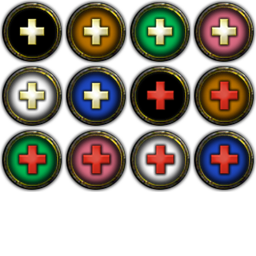
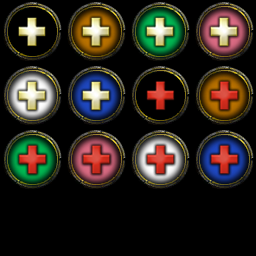
Layered file, before and after one edit (w=256, h=256). Changes by layer:
painted on "Green Cross copy" over left=15, top=14, right=49, bottom=50
painted on "Background copy" over left=0, top=0, right=64, bottom=64
painted on "Green Cross copy 2" over left=79, top=14, right=113, bottom=50
painted on "Background copy 2" over left=64, top=0, right=128, bottom=64
painted on "Green Cross copy 5" over left=143, top=14, right=177, bottom=50
painted on "Background copy 5" over left=128, top=0, right=192, bottom=64
painted on "Green Cross copy 3" over left=207, top=14, right=241, bottom=50
painted on "Background copy 3" over left=192, top=0, right=256, bottom=64
painted on "Green Cross copy 4" over left=15, top=78, right=49, bottom=114
painted on "Background copy 4" over left=0, top=64, right=64, bottom=128
painted on "Green Cross copy 6" over left=79, top=78, right=113, bottom=114
painted on "Background copy 6" over left=64, top=64, right=128, bottom=128
painted on "Background copy 7" over left=128, top=64, right=192, bottom=128
painted on "Background copy 8" over left=192, top=64, right=256, bottom=128
painted on "Background copy 10" over left=0, top=128, right=64, bottom=192
painted on "Background copy 9" over left=64, top=128, right=128, bottom=192
painted on "Background copy 11" over left=128, top=128, right=192, bottom=192
painted on "Background copy 12" over left=192, top=128, right=256, bottom=192
added layer "Layer 1" above "test f" over left=0, top=0, right=256, bottom=256
